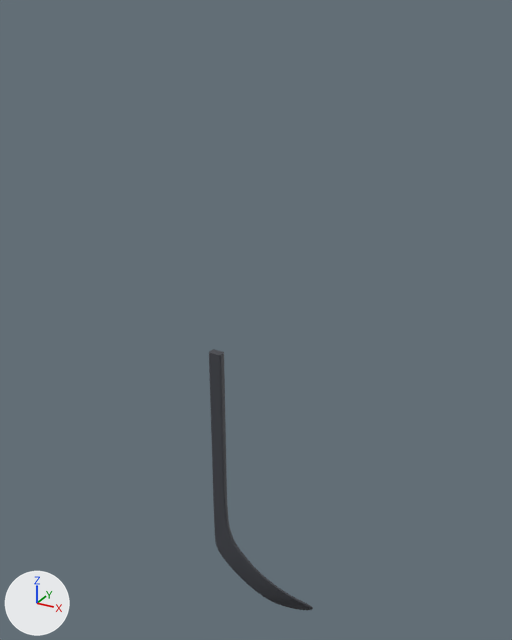
What one commit did to the glTF model alle_curves/P71-ST.glb.
Rendered twice from a 50 mm lens placed at (603.0, -1139.0, 982.0), pointed at (-37.0, 26.0, 399.0). Lighting does not change. The marker at lower left points along +X, +Y and +Z. The picture after the commit comes second. Vertices at exactly the same position are counted once.

Objects in the first picture: 'geometry_0'.
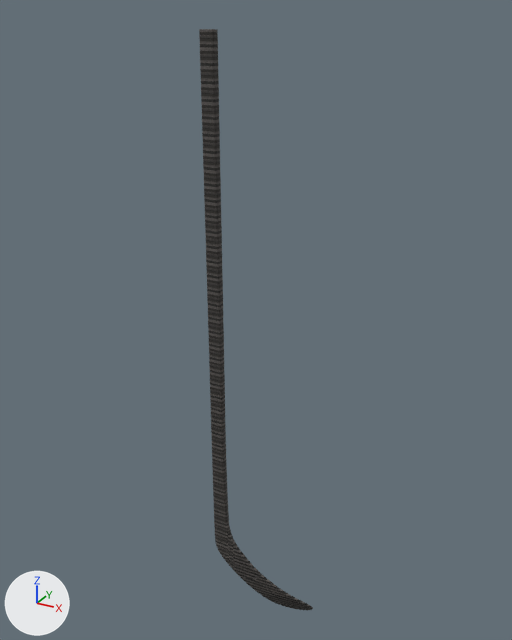
What differs and where, as boxes (x1, y1, x2, y2) in the pictures (512 x 640 px; the box of a moved part takes in the faces that stretch with it):
'geometry_0', reshaped (10% wider, 122% taller)
    before: (209, 349, 313, 610)
    after: (199, 29, 313, 610)
part 1 of me_geometry_0, moved or reshaped
    before: (209, 349, 229, 529)
    after: (199, 29, 229, 529)

What the commit changed:
me_geometry_0 is used by ob_geometry_0; location (0.0, 0.0, 0.0).
me_geometry_0 had 7512 vertices, 14999 faces and spanned x -115.0..115.0, y -39.0..39.0, z -335.0..335.0.
me_geometry_0 now has 7512 vertices, 14999 faces and spans x -115.0..115.0, y -39.0..39.0, z -335.0..949.0.
me_geometry_0 part 1: all 3449 vertices in x -115.0..-78.0, y -39.0..-20.0, z -103.0..335.0 are scaled about their middle by (1, 1, 2.4), then moved by (0.0, 0.0, 307.0).
